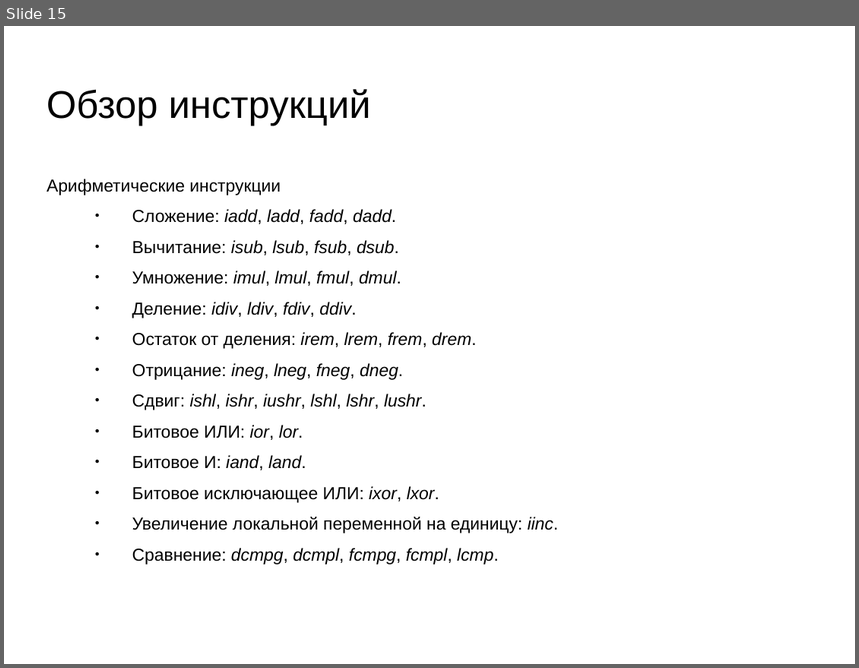
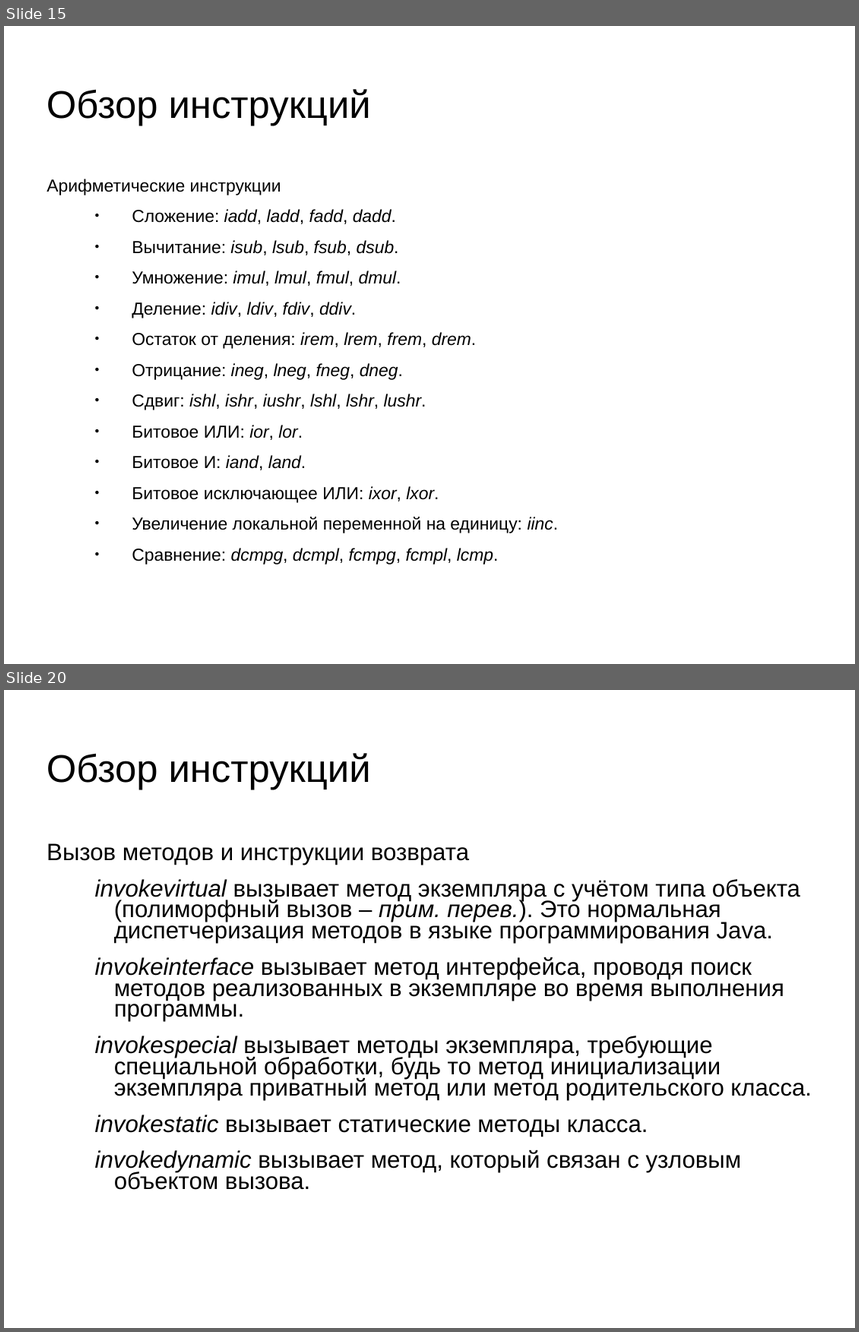
Before and after one commit to oleksiy-sayankin/javacogito, a slide deck: JVMSpec/presentation-jvm7.ppt. Shown one above the other, each under a label of ours: slide 15 before the commit, slides 15 and 20 after it; the slides between them are not shown. The pictures are 859x668 and 859x1332 pixels, drawn with LibreOffice and Linux fonts; fonts in the diff are those of the drawing; background and template pictures are left out. Boxes give left, top, right and bottom in pixels: in the first picture for what was removed or moved away, otherwise in the second. Text is boxed around its words. In the diff, an @@ line names an element or a change of style, - is before the commit and + after.

```diff
--- a/JVMSpec/presentation-jvm7.ppt
+++ b/JVMSpec/presentation-jvm7.ppt
@@ slide 20 added at (4, 690, 855, 1328), background picture (left out) @@
@@ title added at (47, 753, 371, 790), 36 pt, text #000000 @@
+Обзор инструкций
@@ text added at (47, 844, 812, 1190), 22.1 pt, text #000000 @@
+Вызов методов и инструкции возврата
+invokevirtual вызывает метод экземпляра с учётом типа объекта (полиморфный вызов – прим. перев.). Это нормальная диспетчеризация методов в языке программирования Java.
+invokeinterface вызывает метод интерфейса, проводя поиск методов реализованных в экземпляре во время выполнения программы.
+invokespecial вызывает методы экземпляра, требующие специальной обработки, будь то метод инициализации экземпляра приватный метод или метод родительского класса.
+invokestatic вызывает статические методы класса.
+invokedynamic вызывает метод, который связан с узловым объектом вызова.
```
Also in this commit, not shown: 7 other slides added.
